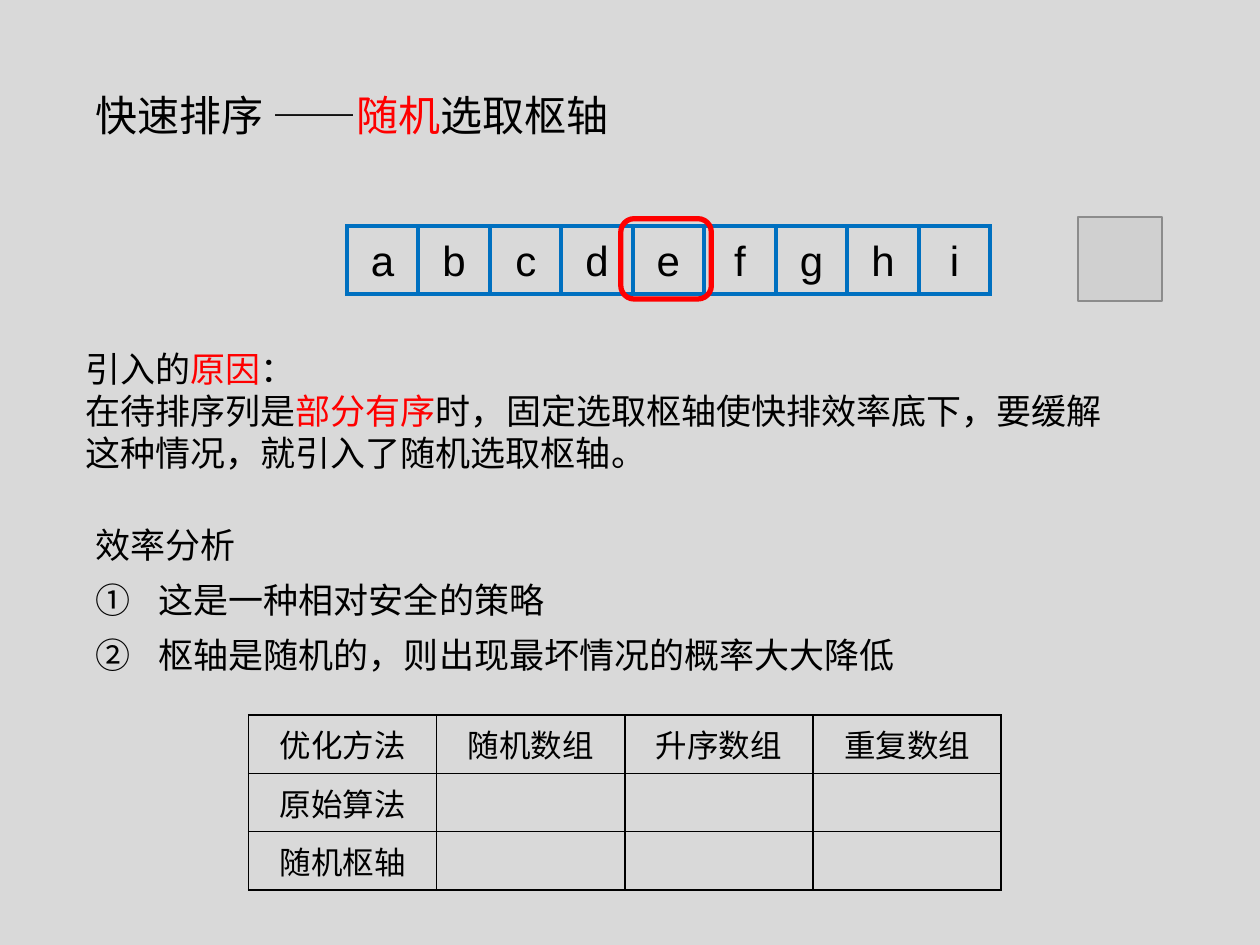
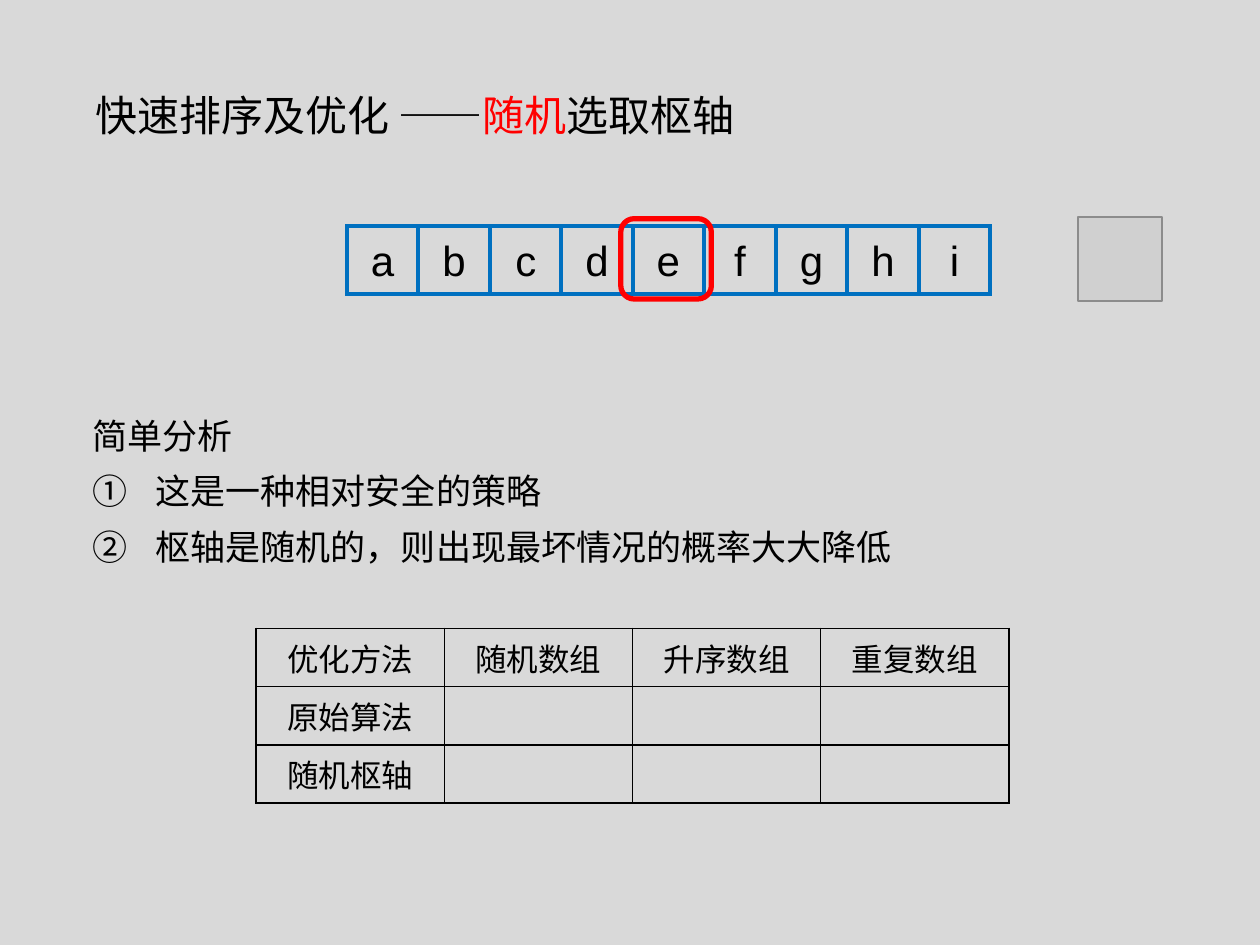
Before and after one commit to tianzhuwei/PPT, a slide deck: slide 3 of 快排+优化.pptx. Drawn at 1260x945 pixels with LibreOffice and Linux fonts; fonts in the diff are those of the drawing; grey boxes stand for pictures. Boxes give left, top, right and bottom in pixels: in the first picture for what was removed or moved away, otherwise in the second. Text is boxed around its words. In the diff, an @@ line names an element or a change of style, - is before the commit and + after.

Commit message:
快排优化

```diff
--- a/快排+优化.pptx
+++ b/快排+优化.pptx
@@ text at (95,95,735,135): text changed @@
-快速排序 ——随机选取枢轴
+快速排序及优化 ——随机选取枢轴
@@ text removed at (85,352,1102,470) @@
-引入的原因：
-在待排序列是部分有序时，固定选取枢轴使快排效率底下，要缓解这种情况，就引入了随机选取枢轴。
@@ text "简单分析": place and size @@
-text "简单分析" at (96,528,895,672)
+text "简单分析" at (93,419,892,564)
@@ text at (93,419,233,452): text changed @@
-效率分析
+简单分析
@@ table: place and size @@
-table at (248,716,999,881)
+table at (256,629,1007,794)
```
Also in this commit, not shown: 4 other slides changed, 3 slides added, 1 slide removed.
